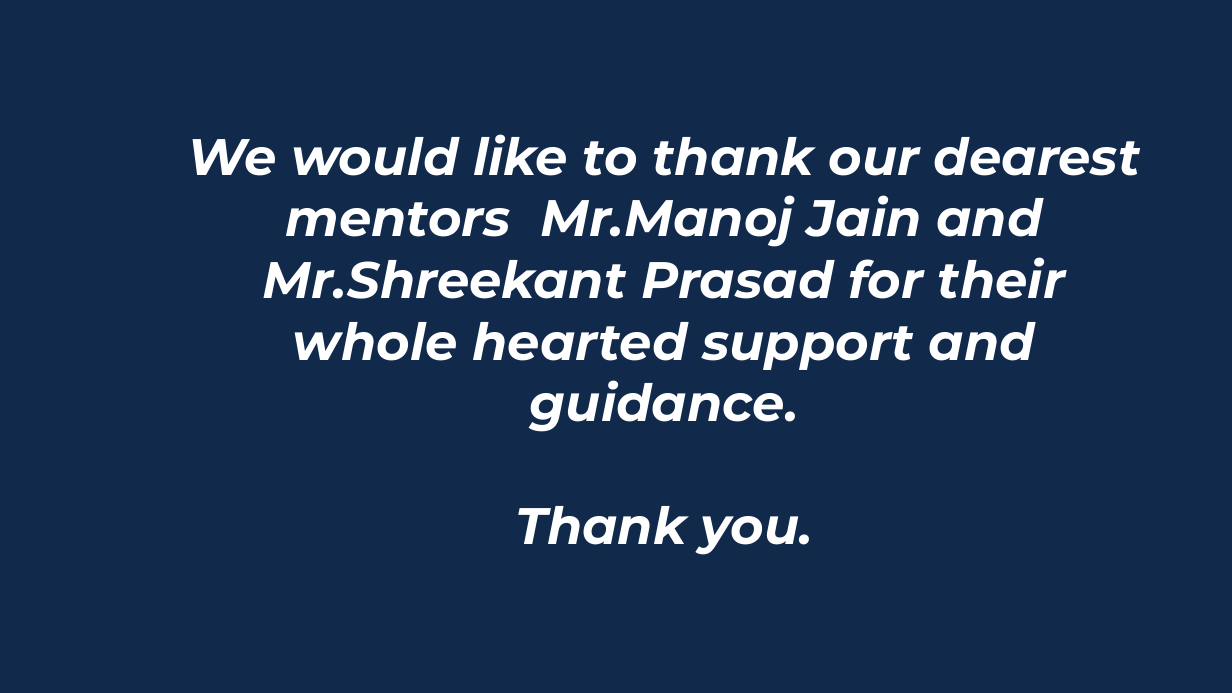
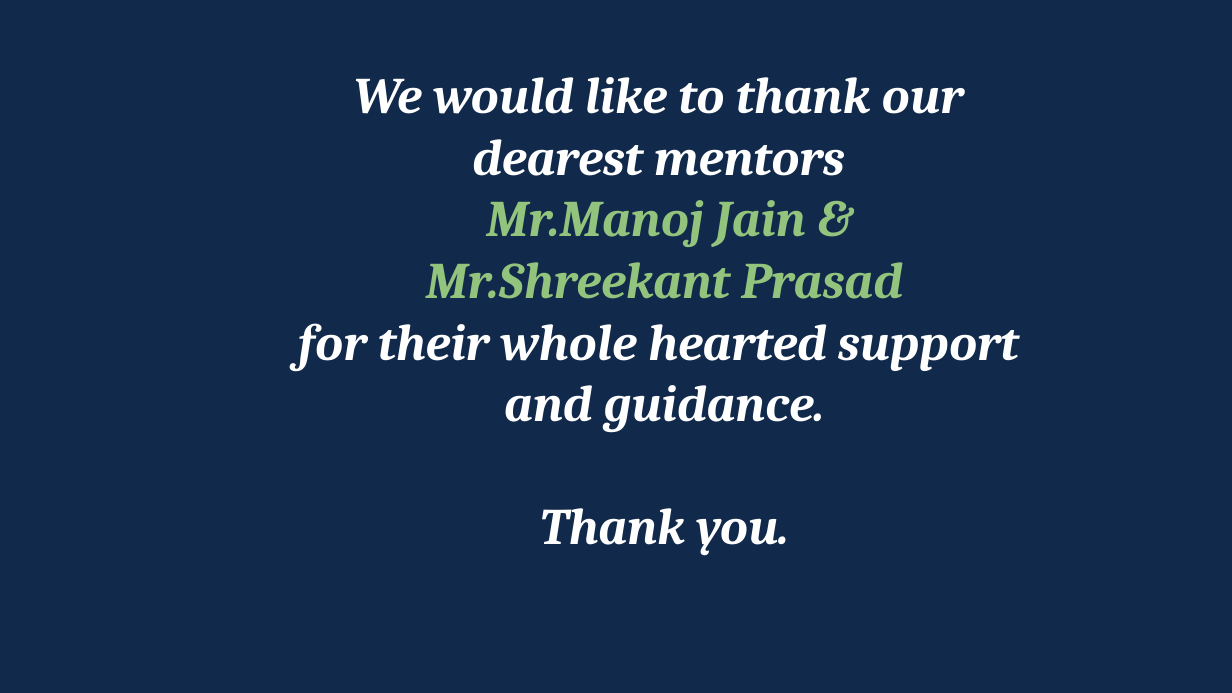
Before and after one commit to NikithaRajS/2021_IBM_Code_Challenge_SmartPay, a slide deck: slide 14 of presentation/IBM_ISL_Presentation_Mark III_SmartPay.pptx (slide 13 before the commit). Drawn at 1232x693 pixels with LibreOffice and Linux fonts; fonts in the diff are those of the drawing; background and template pictures are left out. Boxes give left, top, right and bottom in pixels: in the first picture for what was removed or moved away, otherwise in the second. Text is boxed around its words. In the diff, an @@ line names an element or a change of style, - is before the commit and + after.

```diff
--- a/presentation/IBM_ISL_Presentation_Mark III_SmartPay.pptx
+++ b/presentation/IBM_ISL_Presentation_Mark III_SmartPay.pptx
@@ title at (x1=298, y1=77, x2=1019, y2=433): text changed; font Montserrat to Cambria @@
-We would like to thank our dearest mentors Mr.Manoj Jain and Mr.Shreekant Prasad for their whole hearted support and guidance.
+We would like to thank our
+dearest mentors
+Mr.Manoj Jain &
+Mr.Shreekant Prasad
+for their whole hearted support
+and guidance.
@@ title at (x1=540, y1=508, x2=789, y2=556): font Montserrat to Cambria in "Thank you." @@
```
Also in this commit, not shown: 7 other slides changed, 1 slide added.
